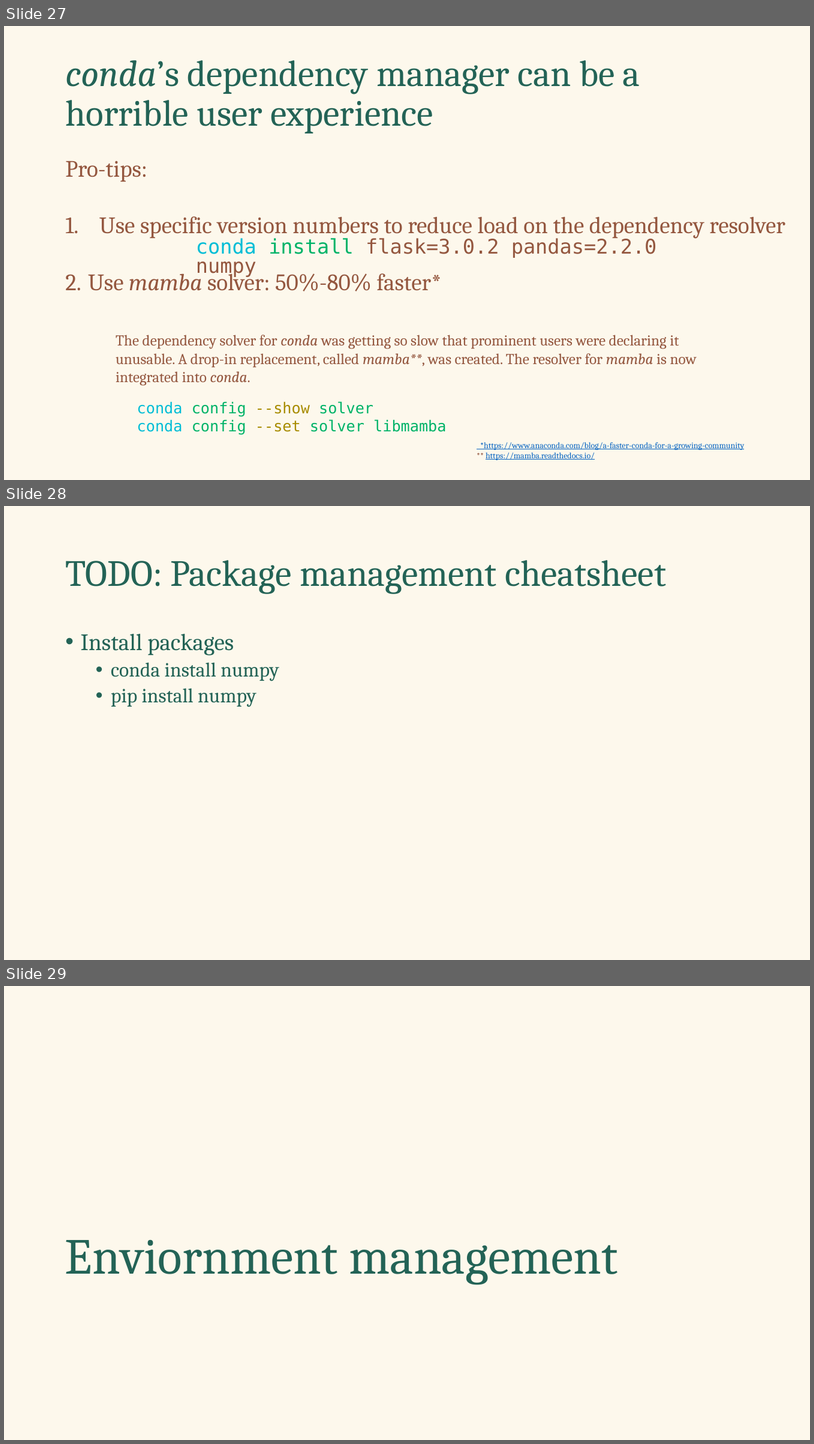
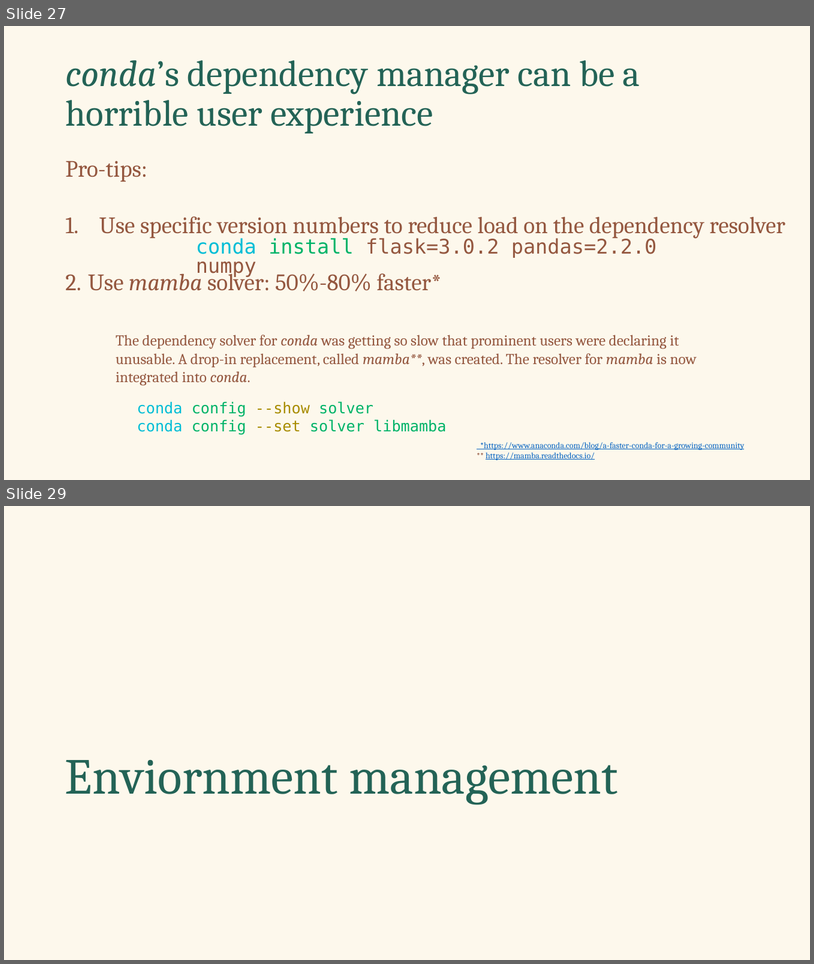
Before and after one commit to falconair/ProgrammingForAnalytics, a slide deck: lectures/080_env_pkg_management/Python environment and package management.pptx. Shown one above the other, each under a label of ours: slides 27, 28 and 29 before the commit, slides 27 and 29 after it; the slides between them are not shown. The pictures are 814x1444 and 814x964 pixels, drawn with LibreOffice and Linux fonts; fonts in the diff are those of the drawing. Boxes give left, top, right and bottom in pixels: in the first picture for what was removed or moved away, otherwise in the second. Text is boxed around its words. In the diff, an @@ line names an element or a change of style, - is before the commit and + after.

Commit message:
Expands cheatsheet

```diff
--- a/lectures/080_env_pkg_management/Python environment and package management.pptx
+++ b/lectures/080_env_pkg_management/Python environment and package management.pptx
@@ slide 28 removed at (4,506,810,960), background #FDF8EC @@
@@ title removed at (65,560,666,594) @@
-TODO: Package management cheatsheet
@@ text removed at (81,633,279,707) @@
-• Install packages
-  • conda install numpy
-  • pip install numpy
```
Also in this commit, not shown: 2 slides changed.
